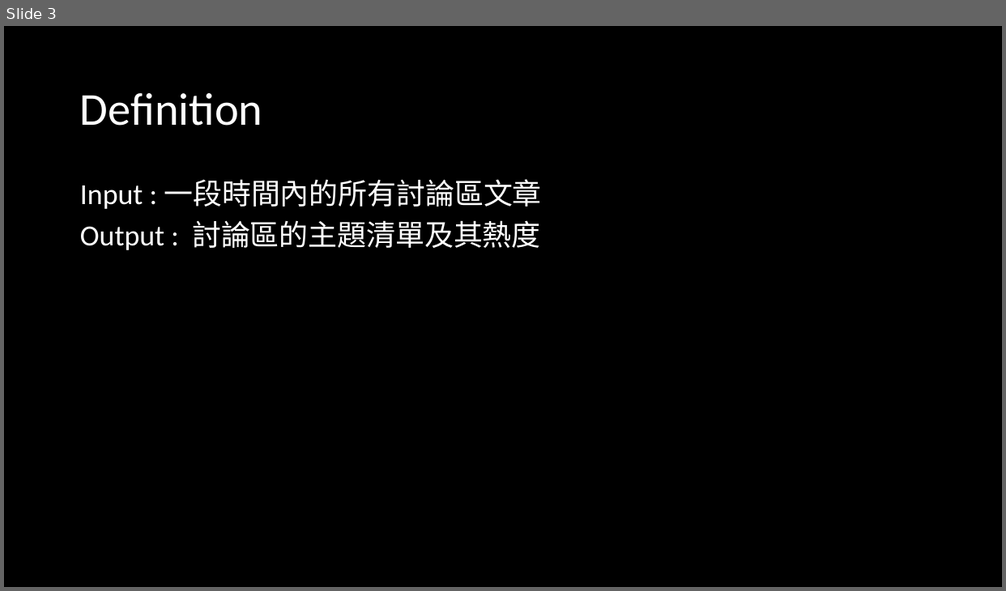
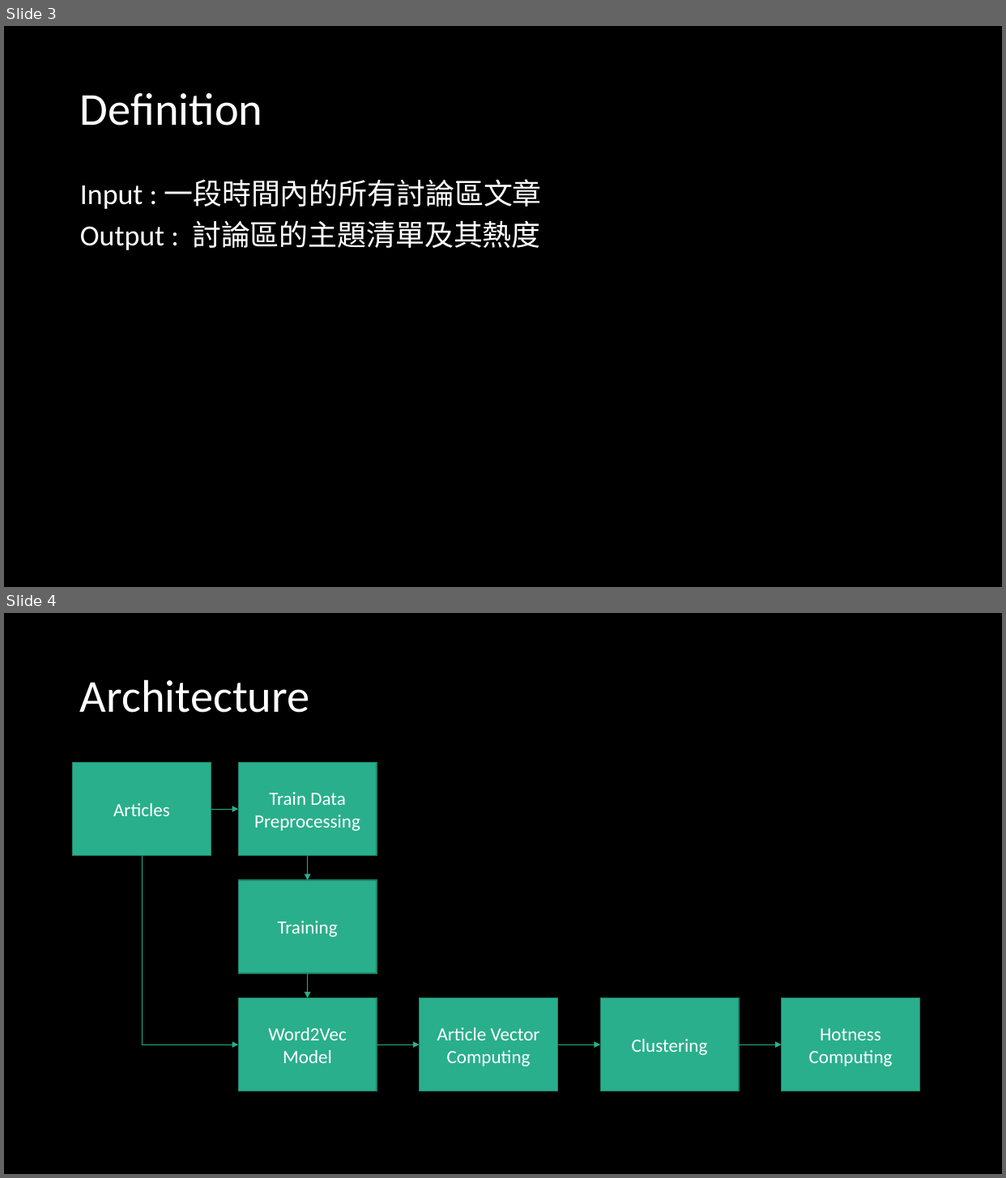
Before and after one commit to ZhongTing/HotTopicDetection, a slide deck: Hot-Topic-Detection.pptx. Shown one above the other, each under a label of ours: slide 3 before the commit, slides 3 and 4 after it. The pictures are 1006x591 and 1006x1178 pixels, drawn with LibreOffice and Linux fonts; fonts in the diff are those of the drawing. Boxes give left, top, right and bottom in pixels: in the first picture for what was removed or moved away, otherwise in the second. Text is boxed around its words. In the diff, an @@ line names an element or a change of style, - is before the commit and + after.

```diff
--- a/Hot-Topic-Detection.pptx
+++ b/Hot-Topic-Detection.pptx
@@ slide 4 added at (4, 613, 1002, 1174), background #000000 @@
@@ title added at (80, 679, 310, 713), 44 pt, text #FFFFFF @@
+Architecture
@@ rectangle added at (73, 763, 211, 856), fill #29AF8C, outline #1E8168 1 pt, 18 pt, text #FFFFFF @@
+Articles
@@ rectangle added at (238, 763, 377, 856), fill #29AF8C, outline #1E8168 1 pt, 18 pt, text #FFFFFF @@
+Train Data
+Preprocessing
@@ arrow added from (211, 809) to (238, 809), #29AF8C 0.5 pt @@
@@ elbow arrow added from (142, 855) to (238, 1045), #29AF8C 0.5 pt @@
@@ arrow added from (307, 855) to (307, 880), #29AF8C 0.5 pt @@
@@ rectangle added at (238, 880, 377, 973), fill #29AF8C, outline #1E8168 1 pt, 18 pt, text #FFFFFF @@
+Training
@@ arrow added from (307, 973) to (307, 999), #29AF8C 0.5 pt @@
@@ rectangle added at (238, 999, 377, 1093), fill #29AF8C, outline #1E8168 1 pt, 18 pt, text #FFFFFF @@
+Word2Vec
+Model
@@ rectangle added at (420, 999, 558, 1093), fill #29AF8C, outline #1E8168 1 pt, 18 pt, text #FFFFFF @@
+Article Vector
+Computing
@@ rectangle added at (601, 999, 739, 1093), fill #29AF8C, outline #1E8168 1 pt, 18 pt, text #FFFFFF @@
+Clustering
@@ rectangle added at (782, 999, 920, 1093), fill #29AF8C, outline #1E8168 1 pt, 18 pt, text #FFFFFF @@
+Hotness Computing
@@ arrow added from (377, 1045) to (420, 1045), #29AF8C 0.5 pt @@
@@ arrow added from (558, 1045) to (601, 1045), #29AF8C 0.5 pt @@
@@ arrow added from (739, 1045) to (782, 1045), #29AF8C 0.5 pt @@
```
Also in this commit, not shown: 5 slides changed, 10 other slides added, 12 slides removed, 1 other file.
